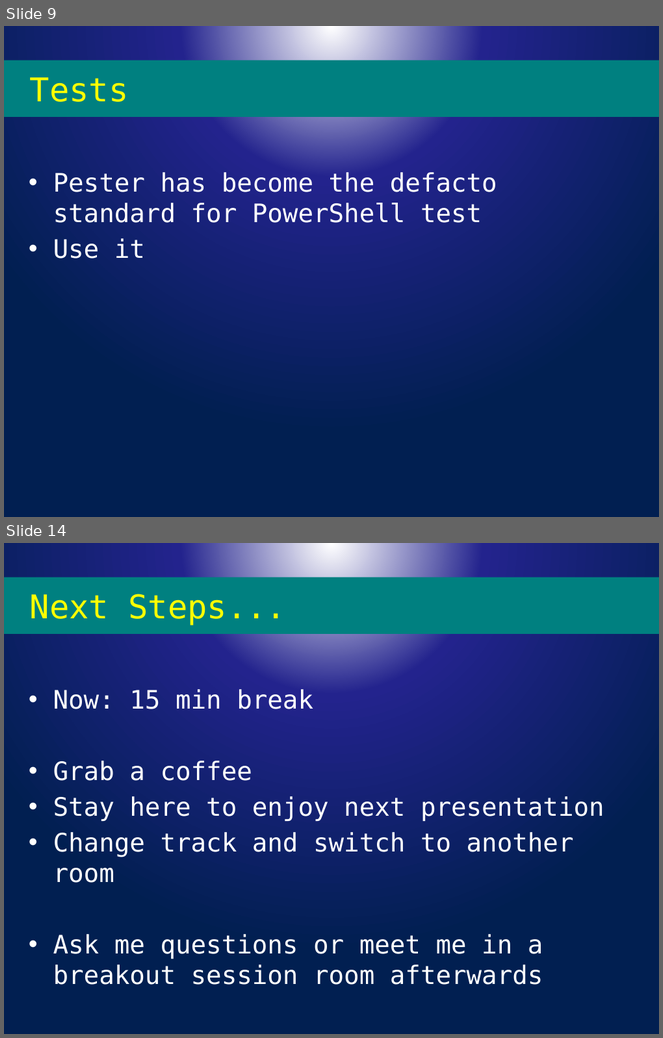
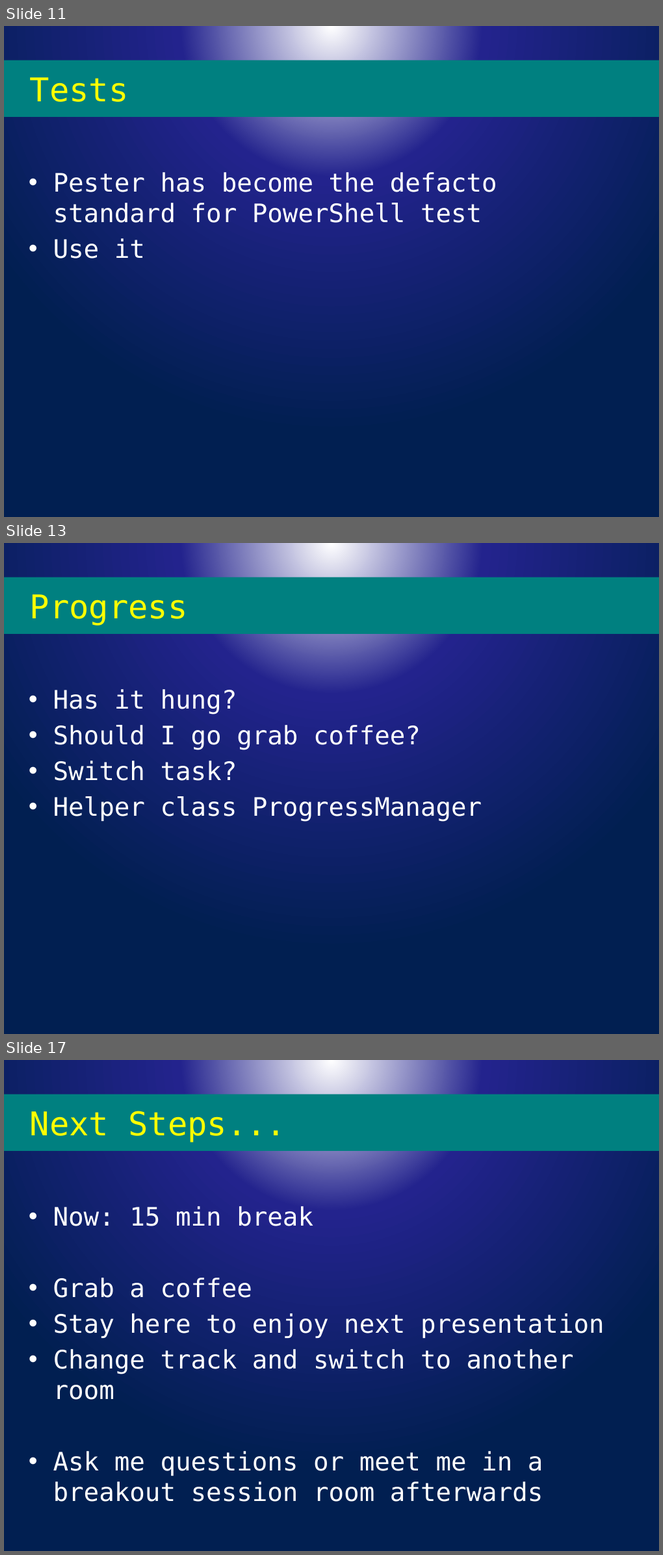
Before and after one commit to powercode/PSConfEU, a slide deck: PSCONFEU_Modules2017.pptx. Shown one above the other, each under a label of ours: slides 9 and 14 before the commit, slides 11, 13 and 17 after it; the slides between them are not shown. The pictures are 663x1038 and 663x1555 pixels, drawn with LibreOffice and Linux fonts; fonts in the diff are those of the drawing; background and template pictures are left out. Boxes give left, top, right and bottom in pixels: in the first picture for what was removed or moved away, otherwise in the second. Text is boxed around its words. In the diff, an @@ line names an element or a change of style, - is before the commit and + after.

```diff
--- a/PSCONFEU_Modules2017.pptx
+++ b/PSCONFEU_Modules2017.pptx
@@ slide 13 added at [4, 543, 659, 1034], background picture (left out) @@
@@ title added at [4, 577, 659, 634], fill #008080, 36 pt, text #FFFF00 @@
+Progress
@@ text added at [53, 689, 482, 822], 28 pt, text #FFFFFF @@
+• Has it hung?
+• Should I go grab coffee?
+• Switch task?
+• Helper class ProgressManager
@@ what was slide 9 is now slide 11 @@
@@ what was slide 14 is now slide 17 @@
```
Also in this commit, not shown: 3 slides changed, 4 other slides added, 2 slides removed, 2 other files.
